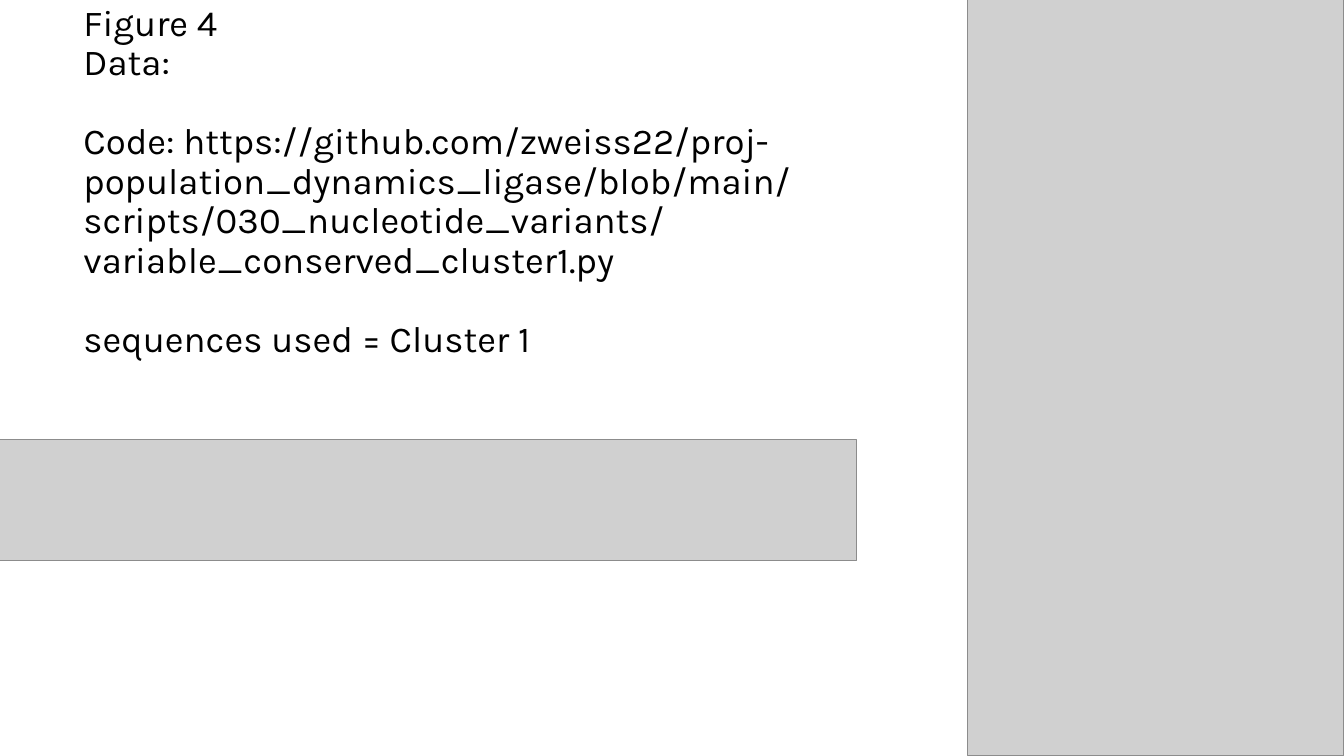
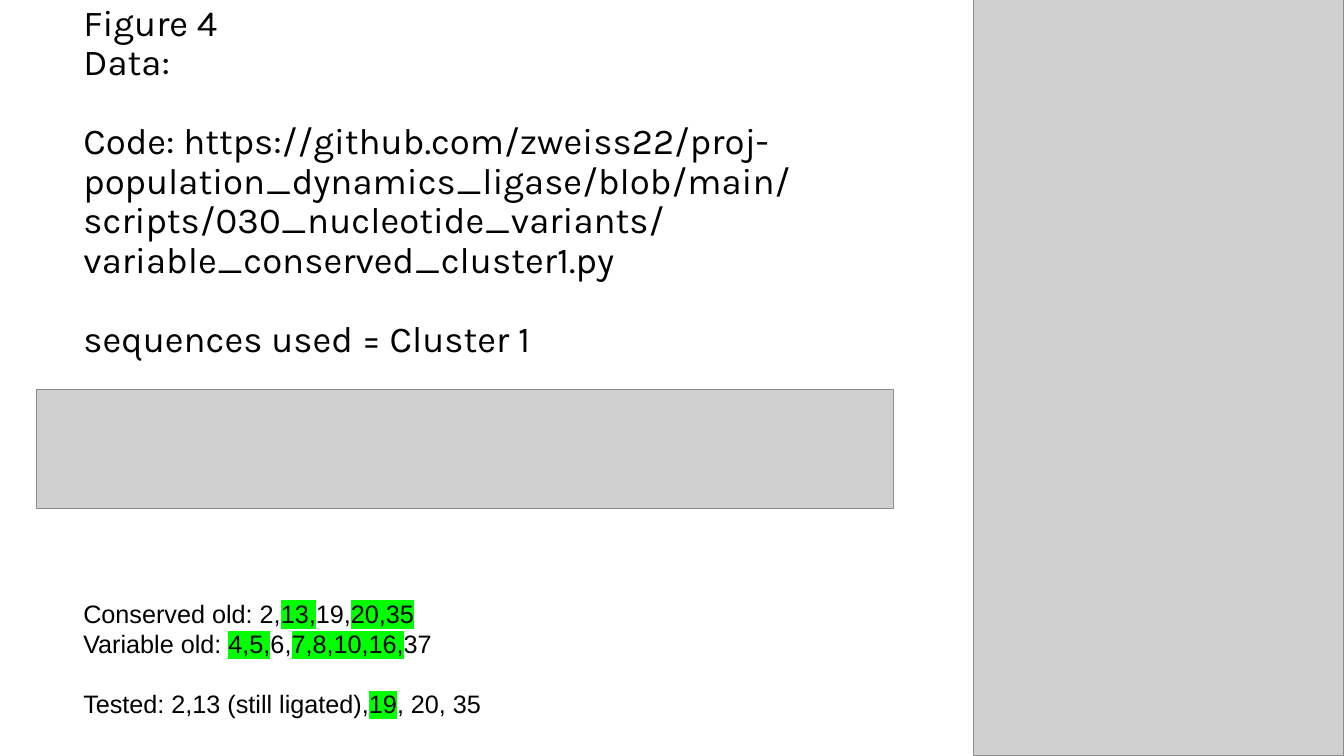
Before and after one commit to zweiss22/proj-population_dynamics_ligase, a slide deck: slide 7 of commentary_on_updates.pptx (slide 6 before the commit). Drawn at 1344x756 pixels with LibreOffice and Linux fonts; fonts in the diff are those of the drawing; grey boxes stand for pictures. Boxes give left, top, right and bottom in pixels: in the first picture for what was removed or moved away, otherwise in the second. Text is boxed around its words. In the diff, an @@ line names an element or a change of style, - is before the commit and + after.

```diff
--- a/commentary_on_updates.pptx
+++ b/commentary_on_updates.pptx
@@ picture: place and size @@
-picture at <box>968,0,1344,756</box>
+picture at <box>974,0,1344,756</box>
@@ picture added at <box>36,389,893,508</box> @@
@@ picture removed at <box>0,440,857,561</box> @@
@@ text added at <box>83,602,481,719</box>, 18 pt, text #000000 @@
+Conserved old: 2,13,19,20,35
+Variable old: 4,5,6,7,8,10,16,37
+Tested: 2,13 (still ligated),19, 20, 35
```
Also in this commit, not shown: 4 other slides changed, 1 slide added.
